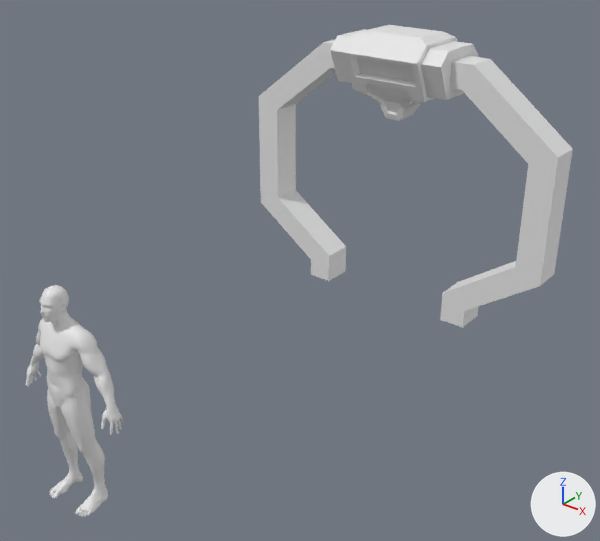
Before and after pictures for a commit that changed the Blender file ScifiDoorStart_AddedMainDoorFrame_TopDoorFramePiece.blend.
Before and after are seen from a camera (50 mm lens) standing at (4.58, -7.42, 4.49) and looking at (0.26, -2.01, 1.14). Lighting does not change. The marker at lower right points along +X, +Y and +Z.
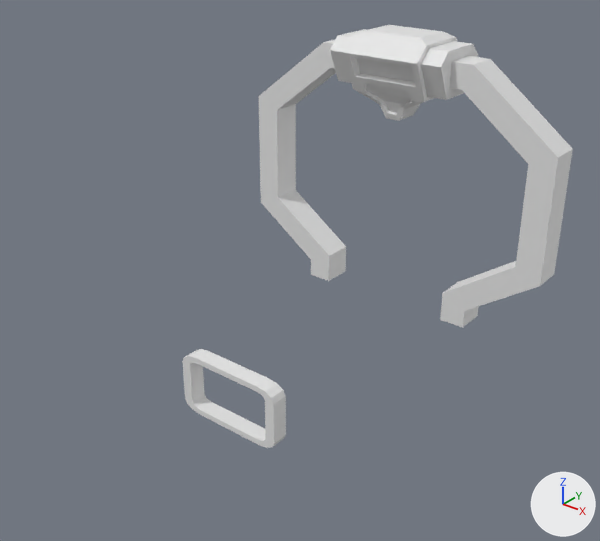
What differs and where, as boxes (x1, y1, x2, y2) in the pictures (600 x 541 px):
'Human_1.8_Meters_Group1', hidden
    before: (26, 285, 123, 517)
'Cube.001', added
    after: (182, 349, 286, 448)

Patch to the scene script:
```diff
--- a/ScifiDoorStart_AddedMainDoorFrame_TopDoorFramePiece.blend.py
+++ b/ScifiDoorStart_AddedMainDoorFrame_TopDoorFramePiece.blend.py
@@ me_cube_001 @@
+me_cube_001.from_pydata(...)  # 64 vertices, 48 faces; spans x -1.0..1.0, y -1.0..-0.48, z -1.0..1.0
@@ ob_human_1_8_meters_group1 @@
 ob_human_1_8_meters_group1.rotation_euler = (1.571, 0.0, 0.0)  # degrees (90, 0, 0)
+ob_human_1_8_meters_group1.hide_set(True)  # its collection is switched off
@@ ob_cube_001 @@
+ob_cube_001 = bpy.data.objects.new('Cube.001', me_cube_001)
+ob_cube_001.location = (0.0, -2.46, 0.0)
+ob_cube_001.scale = (0.576, 0.322, 0.322)
```
